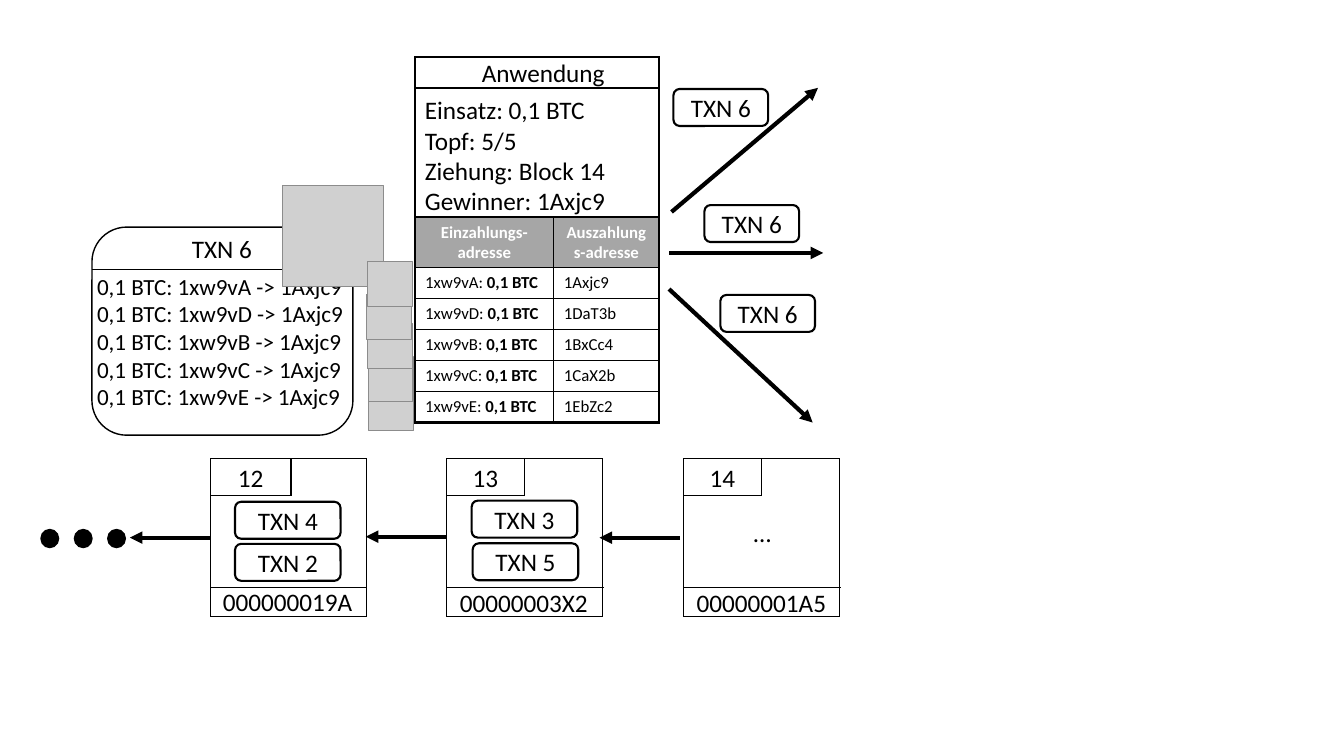
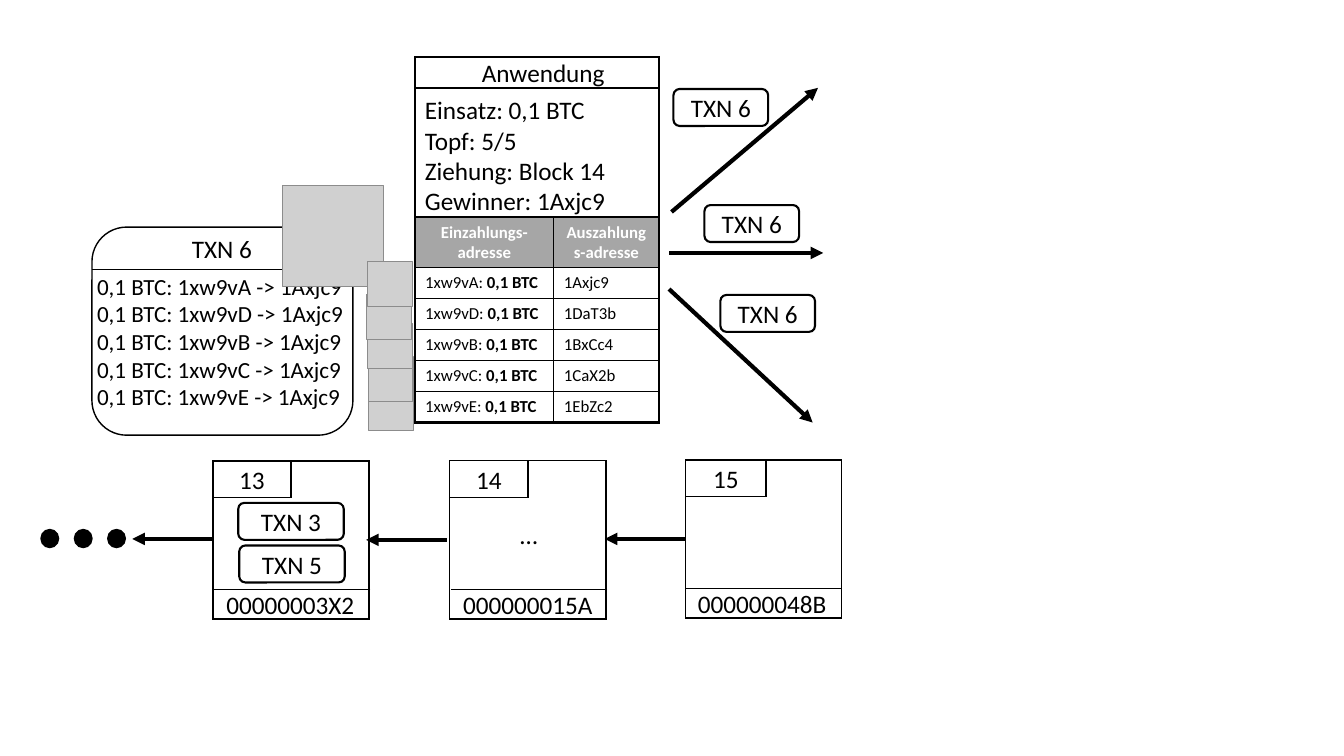
Before and after one commit to ossel/master-thesis, a slide deck: slide 11 of Thesis/Documents/images.pptx. Drawn at 1344x756 pixels with LibreOffice and Linux fonts; fonts in the diff are those of the drawing; grey boxes stand for pictures. Boxes give left, top, right and bottom in pixels: in the first picture for what was removed or moved away, otherwise in the second. Text is boxed around its words. In the diff, an @@ line names an element or a change of style, - is before the commit and + after.

```diff
--- a/Thesis/Documents/images.pptx
+++ b/Thesis/Documents/images.pptx
@@ rectangle removed at (211,459,291,496) @@
-12
@@ rectangle added at (686,460,766,497), outline #000000 1 pt, 18 pt, text #000000 @@
+15
@@ rounded rectangle removed at (235,502,341,539) @@
-TXN 4
@@ arrow moved from (447, 536) - (366, 536) to (213, 539) - (132, 539) @@
@@ 4 rectangles, 2 texts, 2 rounded rectangles, 2 lines: place and size @@
-4 rectangles, 2 texts, 2 rounded rectangles, 2 lines at (447,459,841,617)
+4 rectangles, 2 texts, 2 rounded rectangles, 2 lines at (213,461,607,620)
@@ rounded rectangle removed at (235,544,341,582) @@
-TXN 2
@@ arrow moved from (681, 537) - (600, 537) to (447, 540) - (366, 540) @@
@@ text removed at (223,594,352,617) @@
-000000019A
@@ text added at (463,597,592,620), 18 pt, text #000000 @@
+000000015A
@@ 1 rectangle, 1 arrow, 1 line: place and size @@
-1 rectangle, 1 arrow, 1 line at (130,459,367,617)
+1 rectangle, 1 arrow, 1 line at (605,460,842,618)
@@ text at (698,595,826,619): text changed @@
-00000001A5
+000000048B
```
Also in this commit, not shown: 4 other slides changed, 7 other files.
